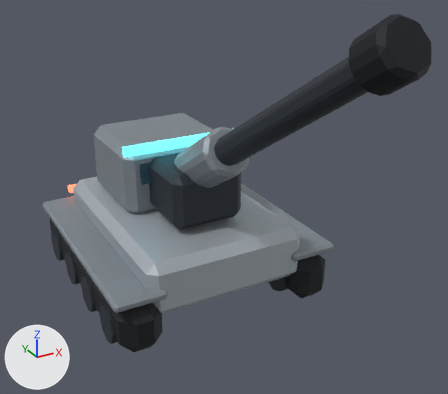
The glTF model public/media/model/exo-artillery.glb, before and after one commit.
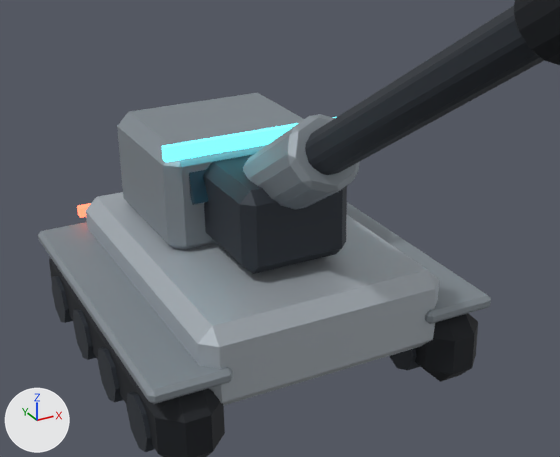
Each version appears first whole from a 50 mm lens placed at (-2.72, -6.07, 4.01), pointed at (0.1, -0.95, 1.45), and next in a close-up on the part from 4% to 84% of the width and 14% to 88% of the height. Arrows for +X, +Y and +Z are at lower left; the lights stay in place. The older version's two pictures come first. Where no turn or scale is listed for an object, it has been applied to the vertices. Vertices at exactly the same position are counted once.

In view in the first close-up: 'body'.
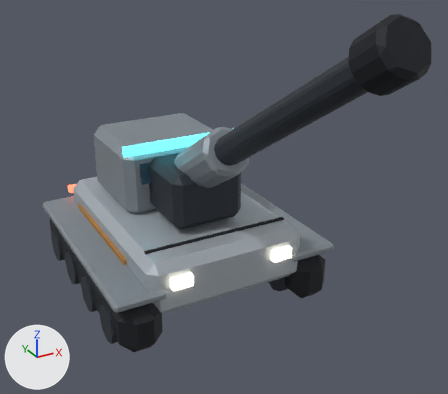
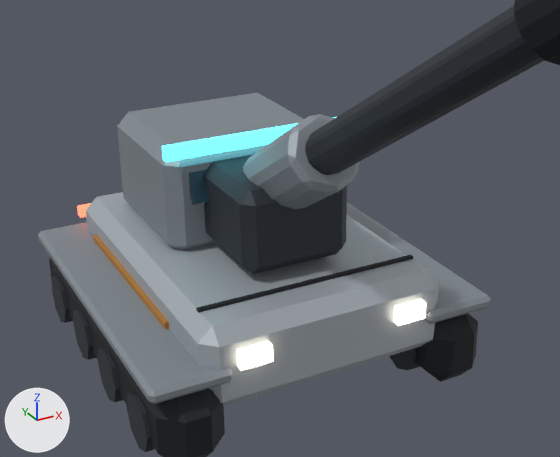
Location of each change, (x1, y1, x2, y2) in pixels of the close-ups (560 x 457 px):
part 1 of me_body, added: after (196, 255, 413, 313)
part 2 of me_body, added: after (237, 341, 273, 371)
part 3 of me_body, added: after (394, 299, 426, 326)
part 4 of me_body, added: after (93, 234, 169, 329)

The edits, one by one:
Material 'lamp' (mat_lamp) is new.
Its base color is (0.0, 0.0, 0.0) (black #000000).
Its roughness is 0.4.
Its emission color is (1.0, 0.88, 0.672) (beige #fff1d6).
Its emission strength is 3.2.
Material 'accent' (mat_accent) is new.
Its base color is (0.584, 0.254, 0.0423) (orange #c98a3a).
Its metallic is 0.35.
me_body is used by ob_body; location (0.0, 0.0, 0.0).
me_body had 504 vertices, 908 faces and spanned x -1.27..1.28, y -3.45..1.98, z 0.02..3.52.
me_body now has 560 vertices, 992 faces and spans x -1.27..1.28, y -3.45..1.98, z 0.02..3.52.
me_body part 1: a new loose piece, a box spanning x -0.81..0.81, y -1.005..-0.97, z 1.048..1.068, in mat_black (black #1c2026).
me_body part 2: a new loose piece, a box spanning x -0.686..-0.466, y -1.36..-1.3, z 0.78..0.9, in mat_lamp (black #000000, glowing beige #fff1d6).
me_body part 3: a new loose piece, a box spanning x 0.466..0.686, y -1.36..-1.3, z 0.78..0.9, in mat_lamp (black #000000, glowing beige #fff1d6).
me_body part 4: a new loose piece, a box spanning x -0.927..-0.897, y -0.676..0.936, z 0.775..0.845, in mat_accent (orange #c98a3a).
Other edits to the shape of me_body do not show in these pictures.
me_body gains material mat_lamp (black #000000, glowing beige #fff1d6).
me_body gains material mat_accent (orange #c98a3a).
